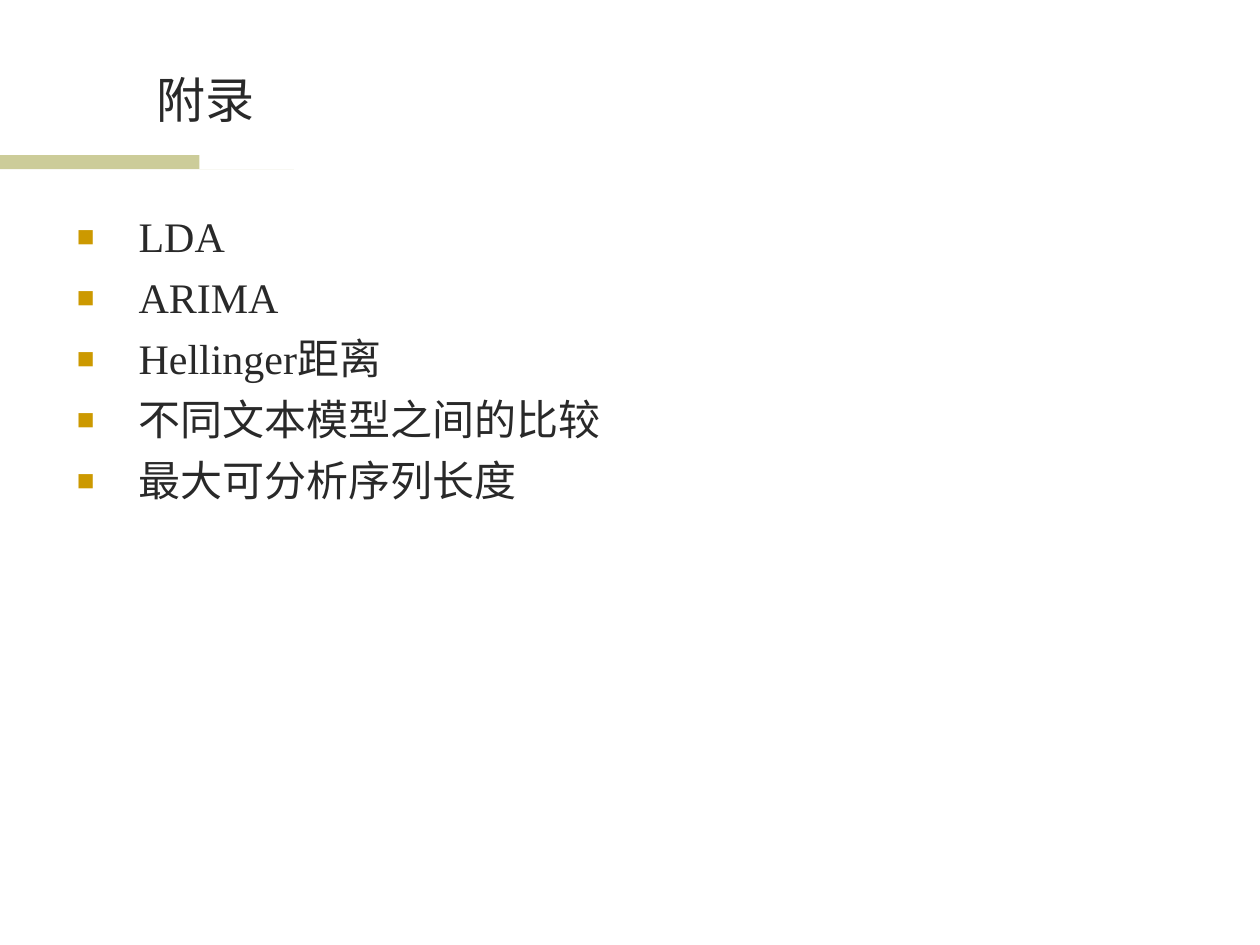
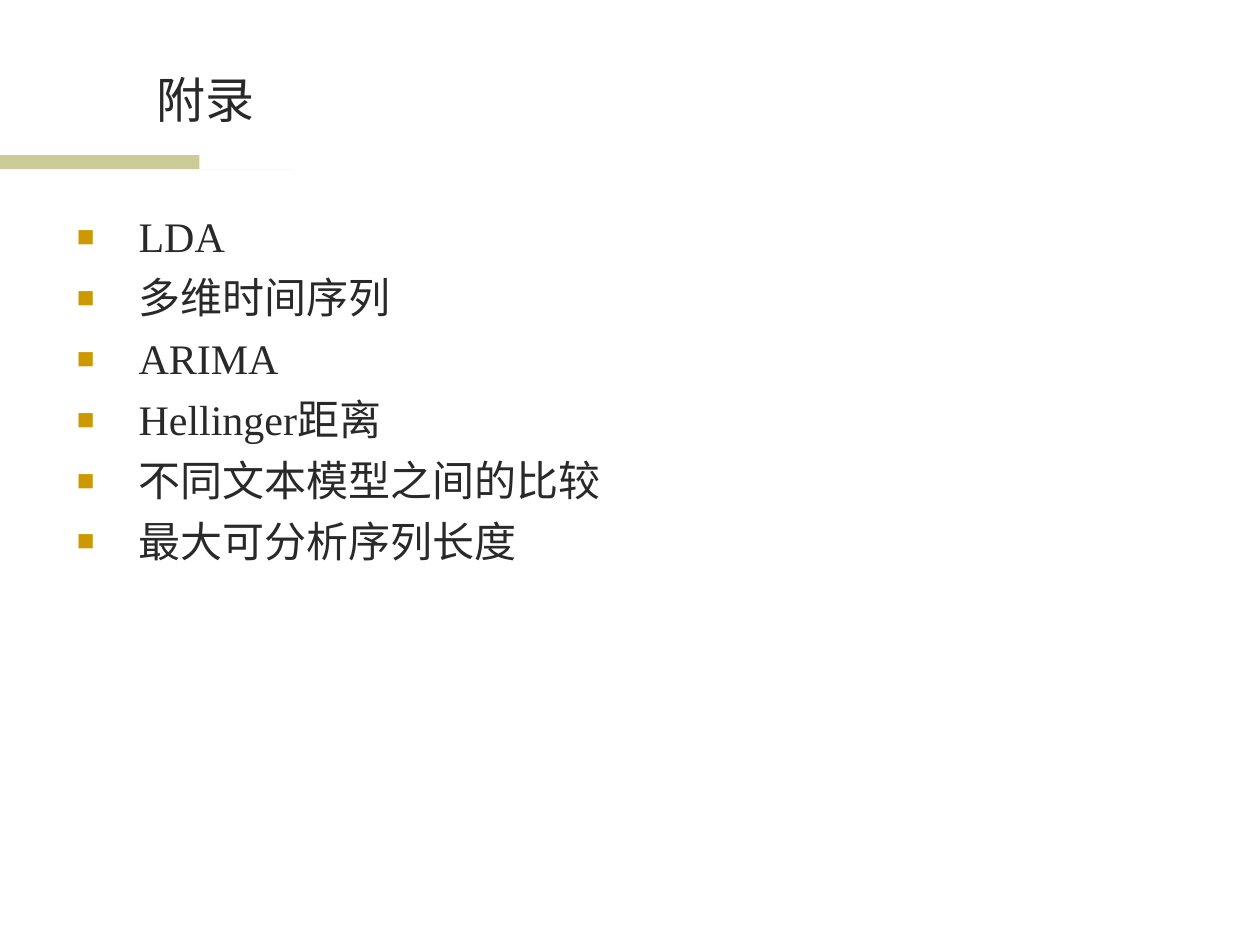
Before and after one commit to wwssttt/NJUThesis, a slide deck: slide 26 of ppt/一种基于时间序列分析的个性化音乐推荐系统及其实现.ppt. Drawn at 1260x945 pixels with LibreOffice and Linux fonts; fonts in the diff are those of the drawing; background and template pictures are left out. Boxes give left, top, right and bottom in pixels: in the first picture for what was removed or moved away, otherwise in the second. Text is boxed around its words. In the diff, an @@ line names an element or a change of style, - is before the commit and + after.

```diff
--- a/ppt/一种基于时间序列分析的个性化音乐推荐系统及其实现.ppt
+++ b/ppt/一种基于时间序列分析的个性化音乐推荐系统及其实现.ppt
@@ text at [139, 277, 391, 317]: paragraph added @@
+■ 多维时间序列
```
Also in this commit, not shown: 13 other slides changed, 1 slide added.
